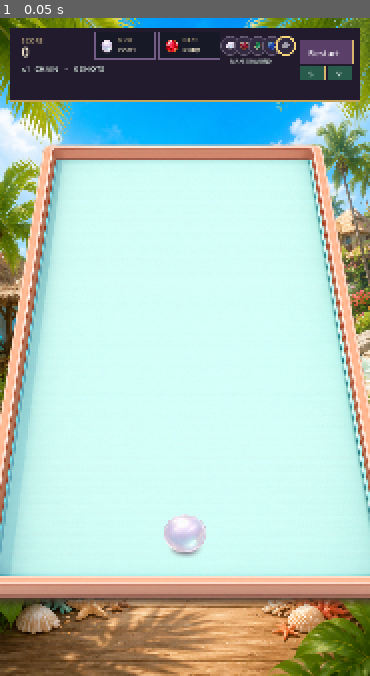
Above: before the commit, frame 1.
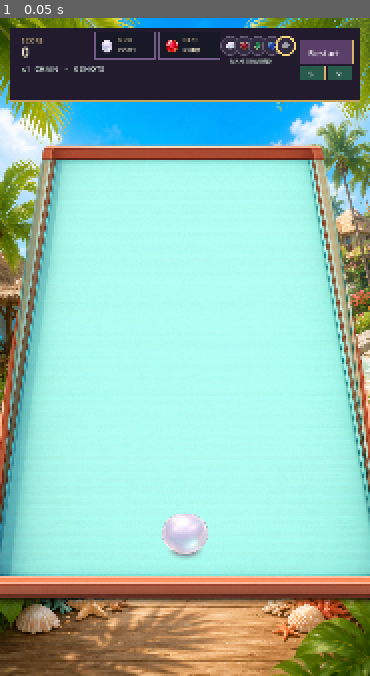
Above: after the commit, the same moment.

Repository: owais6153/game
Game: Godot game, scene res://scenes/Game.tscn
Two runs of this game, one before a commit and one after it. Both use one fixed random seed, a clock stepped at 60 frames per second and the inputs below.
Inputs:
- Up to frame 1 (0.05 s): no input

The runs differ from the first frame. In frame 1, 64% of the frame differs, in the area x 0-100%, y 19-90%.

Commit message:
fix: delay win presentation and align visible contacts

Diff:
--- /dev/null
+++ b/assets/runtime/table/shallow_table.gdshader
@@ -0,0 +1,11 @@
+shader_type canvas_item;
+
+// Mild row-dependent horizontal expansion makes the supplied table read as a
+// shallower mobile-game surface. The original PNG remains untouched.
+void fragment() {
+	float top_weight = 1.0 - smoothstep(0.18, 0.82, UV.y);
+	float width_scale = mix(1.0, 1.15, top_weight);
+	vec2 table_uv = UV;
+	table_uv.x = 0.5 + (UV.x - 0.5) / width_scale;
+	COLOR = texture(TEXTURE, table_uv) * COLOR;
+}
--- a/scripts/game_config.gd
+++ b/scripts/game_config.gd
@@ -13,8 +13,8 @@
 const BOARD_BOTTOM := 1080.0
 ## Shallower top anchors match the calibrated runtime table derivative and the
 ## tropical camera better than the original aggressive trapezoid.
-const TABLE_INNER_LEFT_TOP := 90.0
-const TABLE_INNER_RIGHT_TOP := 630.0
+const TABLE_INNER_LEFT_TOP := 58.0
+const TABLE_INNER_RIGHT_TOP := 662.0
 const TABLE_INNER_LEFT_BOTTOM := 0.0
 const TABLE_INNER_RIGHT_BOTTOM := 720.0
 const DANGER_LINE_Y := 926.0
@@ -22,8 +22,13 @@
 ## Largest gameplay radius. Individual values are calibrated to the visible
 ## main body of the alpha-trimmed runtime texture for each gem level.
 const PIECE_RADIUS := 42.0
+## These radii are calibrated to the opaque main body after runtime scaling.
+## Gold rims, glows, shadows and transparent texture padding never add collision size.
 const GEM_COLLISION_RADIUS := {1: 42.0, 2: 42.0, 3: 32.0, 4: 42.0, 5: 33.0}
-const VISIBLE_CONTACT_TOLERANCE := 1.0
+## Runtime visual-body expansion maps the opaque gem body to the stable
+## simple collider; it is a visual calibration only.
+const GEM_VISUAL_BODY_SCALE := {1: 1.08, 2: 1.08, 3: 1.05, 4: 1.08, 5: 1.10}
+const VISIBLE_CONTACT_TOLERANCE := 2.0
 # Gameplay balance v1 — all feel values live here. Keep simulation delta-based.
 # The default/range notes are the approved safe tuning envelope for this prototype.
 const DRAG_HIT_RADIUS_MULTIPLIER := 1.8 # default 1.8; safe 1.5–2.0
@@ -36,8 +41,8 @@
 const COLLISION_RESTITUTION := 0.34 # equal-mass normal impulse; approved parity range 0.28–0.42
 const COLLISION_TANGENTIAL_FRICTION := 0.18 # contact-only rolling resistance; approved range 0.12–0.24
 const MAX_PIECE_SPEED := 1200.0 # containment guard; preserves natural launch/collision speed
-const CONTACT_EPSILON := 0.75
-const SEPARATION_EPSILON := 0.10 # smaller correction avoids visible collision snapping
+const CONTACT_EPSILON := 0.20
+const SEPARATION_EPSILON := 0.02 # keeps post-contact correction inside narrow merge tolerance
 const MERGE_PRESENTATION_DURATION := 0.18 # shorter total presentation reduces dead time
 const MERGE_SOURCE_PULL_DURATION := 0.11 # source convergence remains visible but soft
 const MERGE_PULSE_SCALE := 1.18 # a compact bounce rather than an oversized pop
@@ -51,6 +56,8 @@
 const VIBRATION_TOGGLE_RECT := Rect2(638.0, 94.0, 48.0, 28.0)
 const OVERLAY_BUTTON_RECT := Rect2(220.0, 770.0, 280.0, 64.0)
 const OVERLAY_FADE_DURATION := 0.18
+const RESULT_BACKDROP_OPACITY := 0.48
+const WIN_PRESENTATION_HOLD := 0.32
 ## Rendering-only layout values. These never feed simulation or collision geometry.
 const HUD_RECT := Rect2(20.0, 20.0, 680.0, 142.0)
 const CURRENT_PREVIEW_RECT := Rect2(184.0, 28.0, 118.0, 52.0)
--- a/scripts/game_controller.gd
+++ b/scripts/game_controller.gd
@@ -6,6 +6,8 @@
 const HapticsServiceType = preload("res://scripts/haptics_service.gd")
 const AssetCatalogType = preload("res://scripts/asset_catalog.gd")
 const GemSpriteLayerType = preload("res://scripts/gem_sprite_layer.gd")
+const ResultOverlayLayerType = preload("res://scripts/result_overlay_layer.gd")
+const SHALLOW_TABLE_SHADER: Shader = preload("res://assets/runtime/table/shallow_table.gdshader")
 
 var pieces: Array[GemPiece] = []
 var simulation := BoardSimulation.new()
@@ -20,11 +22,15 @@
 var chain_multiplier := 1
 var danger_timers: Dictionary = {}
 var won := false
+var win_qualified := false
+var win_presented := false
+var win_hold_elapsed := 0.0
 var failed := false
 var ready_delay_elapsed := 0.0
 var audio_feedback: Node
 var haptics_feedback: RefCounted
 var gem_sprite_layer: GemSpriteLayer
+var result_overlay
 ## Developer-only inspection aid. F8 toggles it in editor/desktop builds; it
 ## starts disabled and has no input or gameplay authority on Android.
 var debug_calibration_enabled := false
@@ -54,8 +60,15 @@
 	for marker in debug_contact_points:
 		marker.age = float(marker.get("age", 0.0)) + delta
 	debug_contact_points = debug_contact_points.filter(func(marker: Dictionary) -> bool: return float(marker.get("age", 0.0)) < 0.45)
-	if won or failed:
+	if failed:
 		_update_merge_presentations(delta)
+		gem_sprite_layer.sync_gems(pieces)
+		queue_redraw()
+		return
+	if win_qualified:
+		_update_merge_presentations(delta)
+		gem_sprite_layer.sync_gems(pieces)
+		_update_win_presentation(delta)
 		queue_redraw()
 		return
 	simulation.step(pieces, delta, merge_service)
@@ -66,7 +79,8 @@
 	_apply_confirmed_merge_events(result.presentation_events)
 	_update_merge_presentations(delta)
 	_update_danger_timers(delta)
-	if won or failed:
+	if win_qualified or failed:
+		gem_sprite_layer.sync_gems(pieces)
 		queue_redraw()
 		return
 	if result.merge_count > 0:
@@ -138,7 +152,7 @@
 		move_active_to(event.position.x)
 
 func _handle_pointer(pointer: Vector2, pressed: bool) -> void:
-	if won or failed:
+	if win_presented or failed:
 		if pressed and GameConfig.OVERLAY_BUTTON_RECT.has_point(pointer):
 			restart()
 		return
@@ -214,6 +228,9 @@
 	chain_multiplier = 1
 	danger_timers.clear()
 	won = false
+	win_qualified = false
+	win_presented = false
+	win_hold_elapsed = 0.0
 	failed = false
 	dragging = false
 	launcher_state = LauncherState.SPAWNING_NEXT
@@ -221,6 +238,8 @@
 	_advance_launcher_lifecycle()
 	if gem_sprite_layer != null:
 		gem_sprite_layer.sync_gems(pieces)
+	if result_overlay != null:
+		result_overlay.dismiss()
 
 func _setup_asset_presentation() -> void:
 	var background := Sprite2D.new()
@@ -232,11 +251,19 @@
 	var table := Sprite2D.new()
 	table.texture = AssetCatalogType.CORAL_TABLE
 	table.position = GameConfig.TABLE_TEXTURE_CENTER
+	var table_material := ShaderMaterial.new()
+	table_material.shader = SHALLOW_TABLE_SHADER
+	table.material = table_material
 	table.z_index = -10
 	add_child(table)
 	gem_sprite_layer = GemSpriteLayerType.new()
 	gem_sprite_layer.z_index = 10
 	add_child(gem_sprite_layer)
+	var overlay_canvas := CanvasLayer.new()
+	overlay_canvas.layer = 10
+	add_child(overlay_canvas)
+	result_overlay = ResultOverlayLayerType.new()
+	overlay_canvas.add_child(result_overlay)
 
 func _apply_confirmed_merge_events(events: Array[Dictionary]) -> void:
 	var resolution_multiplier := 1
@@ -252,12 +279,13 @@
 		if int(merge_event.get("depth", 0)) > 0:
 			audio_feedback.emit_event("chain")
 			haptics_feedback.emit_event("chain")
-		if result_level == GameConfig.TARGET_LEVEL and not won:
+		if result_level == GameConfig.TARGET_LEVEL and not win_qualified:
 			won = true
+			win_qualified = true
+			win_presented = false
+			win_hold_elapsed = 0.0
 			active_piece_id = -1
 			launcher_state = LauncherState.RESOLVING
-			audio_feedback.emit_event("win")
-			haptics_feedback.emit_event("win")
 		resolution_multiplier += 1
 
 func _update_danger_timers(delta: float) -> void:
@@ -275,6 +303,7 @@
 				launcher_state = LauncherState.RESOLVING
 				audio_feedback.emit_event("fail")
 				haptics_feedback.emit_event("fail")
+				result_overlay.present(false, score)
 				return
 		else:
 			danger_timers.erase(piece.id)
@@ -286,6 +315,18 @@
 	for presentation in merge_presentations:
 		presentation.elapsed += delta
 	merge_presentations = merge_presentations.filter(func(presentation: Dictionary) -> bool: return presentation.elapsed < GameConfig.MERGE_PRESENTATION_DURATION)
+
+func _update_win_presentation(delta: float) -> void:
+	# The Diamond must have been synchronized and its merge pulse completed
+	# before the dedicated UI layer can present victory.
+	if win_presented or not merge_presentations.is_empty():
+		return
+	win_hold_elapsed += delta
+	if win_hold_elapsed >= GameConfig.WIN_PRESENTATION_HOLD:
+		win_presented = true
+		result_overlay.present(true, score)
+		audio_feedback.emit_event("win")
+		haptics_feedback.emit_event("win")
 
 func _route_collision_feedback() -> void:
 	for impact in simulation.consume_collision_impacts():
@@ -309,8 +350,6 @@
 	# rendered over them, avoiding a one-frame visual pop at the merge midpoint.
 	for presentation in merge_presentations:
 		_draw_merge_presentation(presentation)
-	if won or failed:
-		_draw_result_overlay(font)
 	if debug_calibration_enabled:
 		_draw_calibration_debug(font)
 
@@ -342,18 +381,6 @@
 		draw_colored_polygon(points, Color("8bc7c2", 0.28))
 		draw_polyline(points + PackedVector2Array([points[0]]), Color("e8ca7d", 0.42), 1.0)
 	draw_rect(Rect2(0.0, 174.0, 720.0, 4.0), Color("d8b86a", 0.22), true)
-
-func _draw_result_overlay(font: Font) -> void:
-	draw_rect(Rect2(Vector2.ZERO, GameConfig.VIEWPORT_SIZE), Color(0.02, 0.02, 0.05, 0.48), true)
-	draw_rect(GameConfig.OVERLAY_RECT, Color("1b1427", 0.97), true)
-	draw_rect(GameConfig.OVERLAY_RECT, Color("f1cd78"), false, 3.0)
-	var title := "You created a Diamond!" if won else "Table overflowed"
-	var button := "Replay" if won else "Retry"
-	draw_string(font, Vector2(132.0, 548.0), title, HORIZONTAL_ALIGNMENT_CENTER, 456.0, 33, Color.WHITE)
-	draw_string(font, Vector2(132.0, 612.0), "Score: %d" % score, HORIZONTAL_ALIGNMENT_CENTER, 456.0, 26, Color("fff0bb"))
-	draw_rect(GameConfig.OVERLAY_BUTTON_RECT, Color("5a3f68"), true)
-	draw_rect(GameConfig.OVERLAY_BUTTON_RECT, Color("d8b46d"), false, 2.0)
-	draw_string(font, Vector2(220.0, 811.0), button, HORIZONTAL_ALIGNMENT_CENTER, 280.0, 24, Color.WHITE)
 
 func _draw_merge_presentation(presentation: Dictionary) -> void:
 	var t: float = clampf(presentation.elapsed / GameConfig.MERGE_PRESENTATION_DURATION, 0.0, 1.0)
--- a/scripts/gem_sprite_layer.gd
+++ b/scripts/gem_sprite_layer.gd
@@ -26,8 +26,11 @@
 		# The runtime images are alpha-trimmed to their main bodies. Independent
 		# axis scales map that visible box to this piece's calibrated simple body,
 		# preventing a fixed full-texture rectangle from creating invisible gaps.
-		var collider_diameter := piece.radius * 2.0
-		sprite.scale = Vector2(collider_diameter / texture.get_size().x, collider_diameter / texture.get_size().y)
+		var visual_diameter := piece.radius * 2.0 * float(GameConfig.GEM_VISUAL_BODY_SCALE.get(piece.level, 1.0))
+		sprite.scale = Vector2(visual_diameter / texture.get_size().x, visual_diameter / texture.get_size().y)
+		# Overlay state must never replace or dim a live gem texture. This layer
+		# owns the exact texture/modulate values for every sync.
+		sprite.modulate = Color.WHITE
 		# Emerald and Diamond retain simple stable circular bodies; their artwork
 		# remains presentation-only and never defines merge eligibility.
 		sprite.visible = true
--- /dev/null
+++ b/scripts/result_overlay_layer.gd
@@ -0,0 +1,33 @@
+class_name ResultOverlayLayer
+extends Node2D
+
+## Dedicated UI layer. It dims only with its own backdrop draw and never
+## changes gameplay-root or gem Sprite2D modulation.
+var visible_result := false
+var result_won := false
+var result_score := 0
+
+func present(won: bool, score: int) -> void:
+	visible_result = true
+	result_won = won
+	result_score = score
+	queue_redraw()
+
+func dismiss() -> void:
+	visible_result = false
+	queue_redraw()
+
+func _draw() -> void:
+	if not visible_result:
+		return
+	var font := ThemeDB.fallback_font
+	draw_rect(Rect2(Vector2.ZERO, GameConfig.VIEWPORT_SIZE), Color(0.02, 0.02, 0.05, GameConfig.RESULT_BACKDROP_OPACITY), true)
+	draw_rect(GameConfig.OVERLAY_RECT, Color("1b1427", 0.97), true)
+	draw_rect(GameConfig.OVERLAY_RECT, Color("f1cd78"), false, 3.0)
+	var title := "You created a Diamond!" if result_won else "Table overflowed"
+	var button := "Replay" if result_won else "Retry"
+	draw_string(font, Vector2(132.0, 548.0), title, HORIZONTAL_ALIGNMENT_CENTER, 456.0, 33, Color.WHITE)
+	draw_string(font, Vector2(132.0, 612.0), "Score: %d" % result_score, HORIZONTAL_ALIGNMENT_CENTER, 456.0, 26, Color("fff0bb"))
+	draw_rect(GameConfig.OVERLAY_BUTTON_RECT, Color("5a3f68"), true)
+	draw_rect(GameConfig.OVERLAY_BUTTON_RECT, Color("d8b46d"), false, 2.0)
+	draw_string(font, Vector2(220.0, 811.0), button, HORIZONTAL_ALIGNMENT_CENTER, 280.0, 24, Color.WHITE)
--- a/tools/run_clean_contact_tests.gd
+++ b/tools/run_clean_contact_tests.gd
@@ -23,6 +23,7 @@
 	_test_launcher_spawn_lifecycle()
 	_test_score_and_chain_runtime_path()
 	_test_win_stops_spawning()
+	_test_win_visual_sequence_and_overlay_isolation()
 	_test_danger_line_failure_rules()
 	_test_chain_presentation_cadence()
 	_test_overlay_reset()
@@ -232,9 +233,28 @@
 	controller.pieces.append(_piece(301, 4, Vector2(360, 500)))
 	controller._process(0.0)
 	_assert(controller.won, "Creating Diamond must trigger win exactly once")
+	_assert(controller.win_qualified and not controller.win_presented, "Diamond must qualify the win before its overlay is presented")
 	var count: int = controller.pieces.size()
 	for frame in range(120): controller._process(1.0 / 60.0)
 	_assert(controller.pieces.size() == count, "No launcher may spawn after win")
+
+func _test_win_visual_sequence_and_overlay_isolation() -> void:
+	var controller = GameScene.instantiate()
+	controller._ready()
+	controller.pieces.append(_piece(310, 4, Vector2(300, 500)))
+	controller.pieces.append(_piece(311, 4, Vector2(360, 500)))
+	controller._process(0.0)
+	_assert(controller.pieces.any(func(piece: GemPiece): return piece.level == 5), "Diamond must exist in simulation immediately after its confirmed merge")
+	_assert(not controller.win_presented, "Win overlay must wait for Diamond merge presentation")
+	controller.gem_sprite_layer.sync_gems(controller.pieces)
+	var diamond_id := -1
+	for piece in controller.pieces:
+		if piece.level == 5: diamond_id = piece.id
+	var diamond_sprite: Sprite2D = controller.gem_sprite_layer._sprites.get(diamond_id)
+	_assert(diamond_sprite != null and diamond_sprite.texture == AssetCatalogType.DIAMOND_CLEAN and diamond_sprite.modulate == Color.WHITE, "Diamond visual must be synchronized unchanged before result UI")
+	for frame in range(40): controller._process(1.0 / 60.0)
+	_assert(controller.win_presented and controller.result_overlay.visible_result, "Win overlay must present only after merge animation plus celebration hold")
+	_assert(diamond_sprite.texture == AssetCatalogType.DIAMOND_CLEAN and diamond_sprite.modulate == Color.WHITE, "Result backdrop must not change Diamond texture or modulation")
 
 func _test_danger_line_failure_rules() -> void:
 	var controller = GameScene.instantiate()
@@ -363,6 +383,7 @@
 	controller.haptics_feedback.clear_trace()
 	var win_events: Array[Dictionary] = [{"level": 5, "depth": 0}, {"level": 5, "depth": 0}]
 	controller._apply_confirmed_merge_events(win_events)
+	for frame in range(40): controller._process(1.0 / 60.0)
 	_assert(_event_count(controller.audio_feedback.emitted_events, "win") == 1 and _event_count(controller.haptics_feedback.emitted_events, "win") == 1, "Win feedback must fire exactly once")
 	var fail_controller = GameScene.instantiate()
 	fail_controller._ready()
Not shown, added: assets/runtime/table/shallow_table.gdshader.uid
Not shown, added: scripts/result_overlay_layer.gd.uid
Not shown, changed: .gitignore
Not shown, changed: AGENTS.md
Not shown, changed: AI_KNOWLEDGE_BASE.md
Not shown, changed: ARCHITECTURE.md
Not shown, changed: ART_DIRECTION.md
Not shown, changed: ASSET_INVENTORY.md
Not shown, changed: BUILD_MANIFEST.md
Not shown, changed: CHANGELOG.md
Not shown, changed: CURRENT_STATE.md
Not shown, changed: GAME_SPEC.md
(and 2 more such lines)
